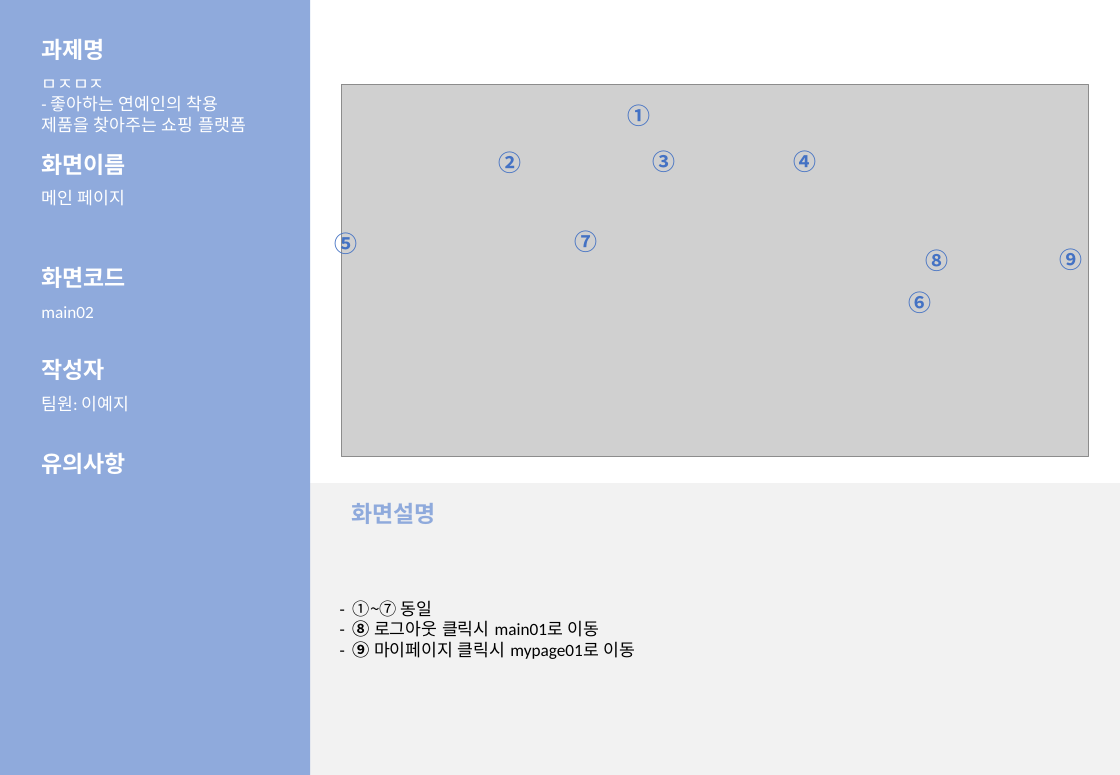
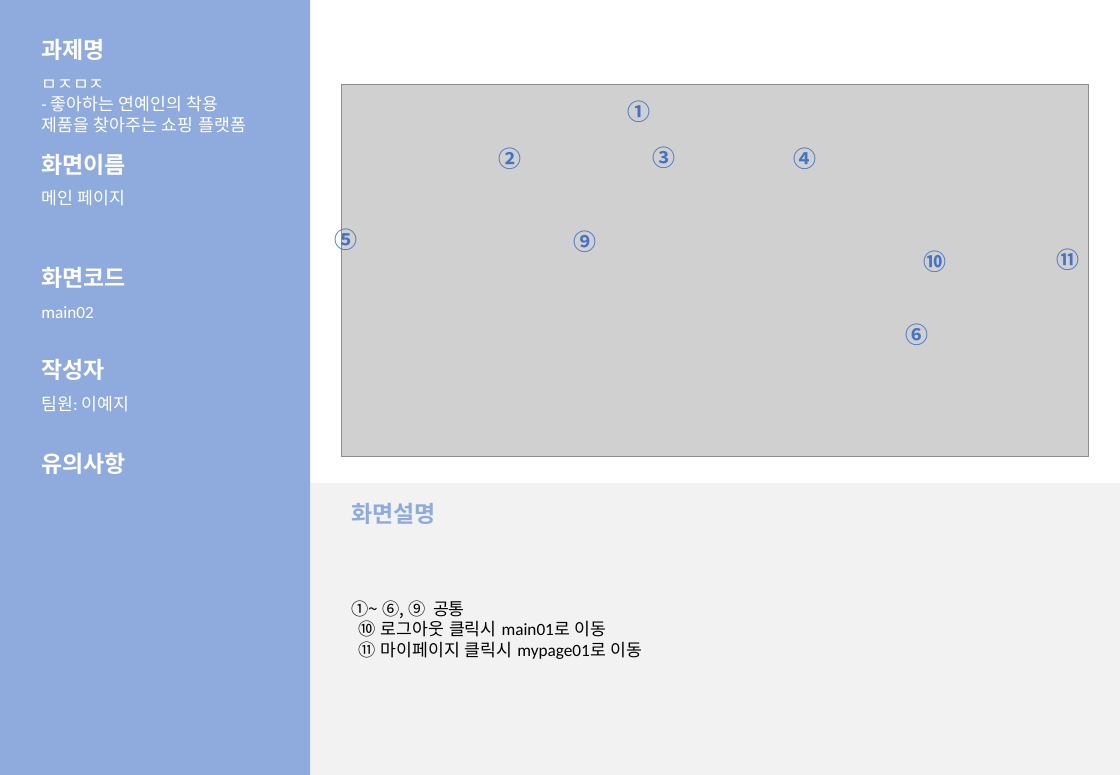
Before and after one commit to LeticiaKang/Project_Idol-Fandom-WebPlaform, a slide deck: slide 7 of 산출문서/화면설계서/화면설계서_서식(1조. HappyVirus) (2).pptx. Drawn at 1120x775 pixels with LibreOffice and Linux fonts; fonts in the diff are those of the drawing; grey boxes stand for pictures. Boxes give left, top, right and bottom in pixels: in the first picture for what was removed or moved away, otherwise in the second. Text is boxed around its words. In the diff, an @@ line names an element or a change of style, - is before the commit and + after.

```diff
--- a/산출문서/화면설계서/화면설계서_서식(1조. HappyVirus) (2).pptx
+++ b/산출문서/화면설계서/화면설계서_서식(1조. HappyVirus) (2).pptx
@@ 4 texts: place and size @@
-4 texts at [335, 104, 675, 258]
+4 texts at [335, 100, 675, 254]
@@ text "⑨": place and size @@
-text "⑨" at [1059, 248, 1082, 270]
+text "⑨" at [573, 230, 596, 252]
@@ text removed at [574, 230, 597, 252] @@
-⑦
@@ text added at [923, 250, 946, 272], 16 pt, text #4472C4, bold @@
+⑩
@@ text removed at [926, 249, 949, 271] @@
-⑧
@@ text added at [1057, 248, 1080, 270], 16 pt, text #4472C4, bold @@
+⑪
@@ text "⑥": place and size @@
-text "⑥" at [909, 291, 932, 313]
+text "⑥" at [905, 323, 928, 345]
@@ text in rectangle at [352, 600, 643, 659]: text changed @@
-- ①~⑦ 동일
-- ⑧ 로그아웃 클릭시 main01로 이동
-- ⑨ 마이페이지 클릭시 mypage01로 이동
+①~ ⑥, ⑨ 공통
+⑩ 로그아웃 클릭시 main01로 이동
+⑪ 마이페이지 클릭시 mypage01로 이동
```
Also in this commit, not shown: 12 other slides changed, 1 other file.
